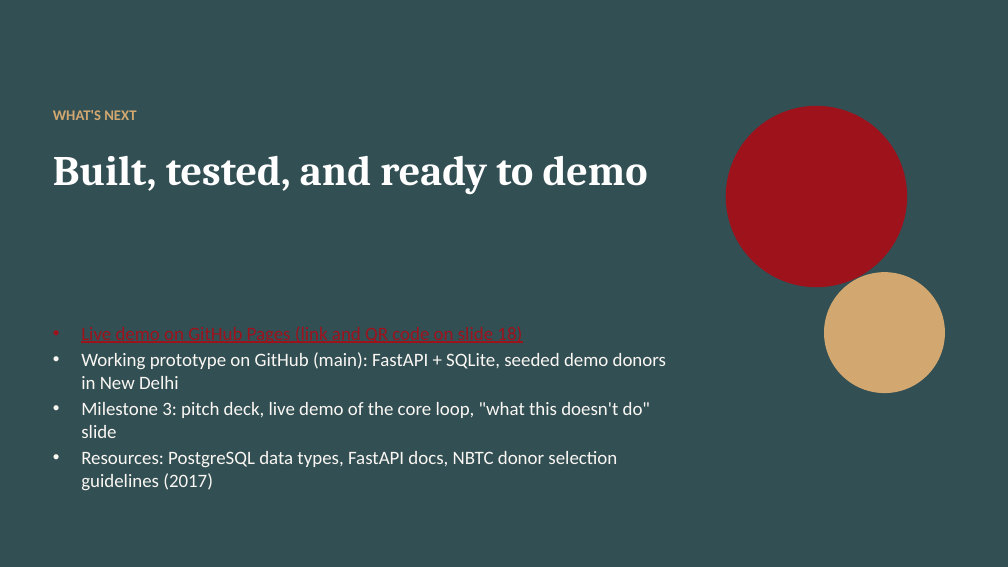
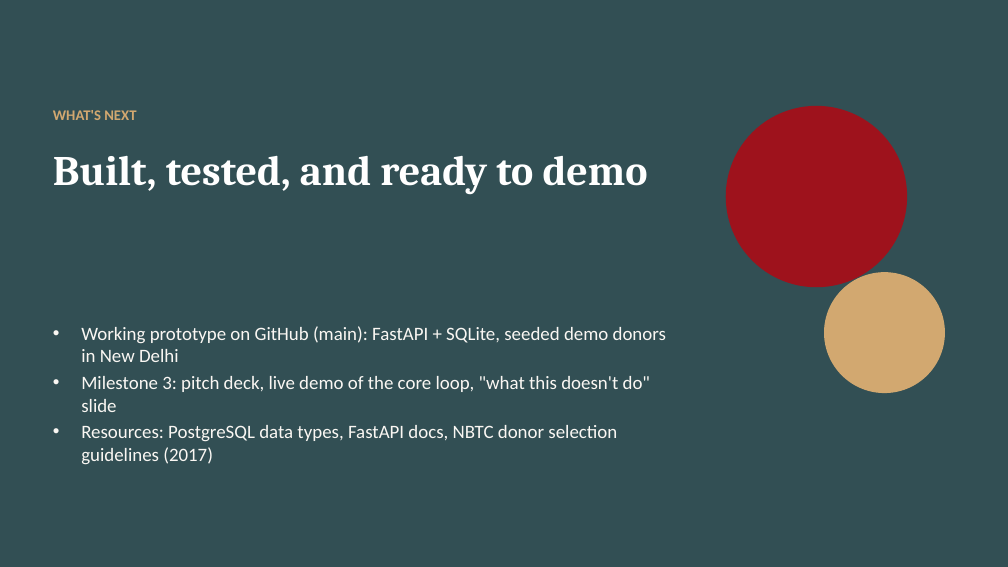
Before and after one commit to mayankbhambhu/LifeCircle-CAPSTONE-PROJECT-, a slide deck: slide 19 of docs/presentations/LifeCircle_Milestone2.pptx. Drawn at 1008x567 pixels with LibreOffice and Linux fonts; fonts in the diff are those of the drawing. Boxes give left, top, right and bottom in pixels: in the first picture for what was removed or moved away, otherwise in the second. Text is boxed around its words. In the diff, an @@ line names an element or a change of style, - is before the commit and + after.

```diff
--- a/docs/presentations/LifeCircle_Milestone2.pptx
+++ b/docs/presentations/LifeCircle_Milestone2.pptx
@@ text at box(81, 326, 522, 343): paragraph removed @@
-• Live demo on GitHub Pages (link and QR code on slide 18)
```
Also in this commit, not shown: 2 other slides changed, 3 other files.
